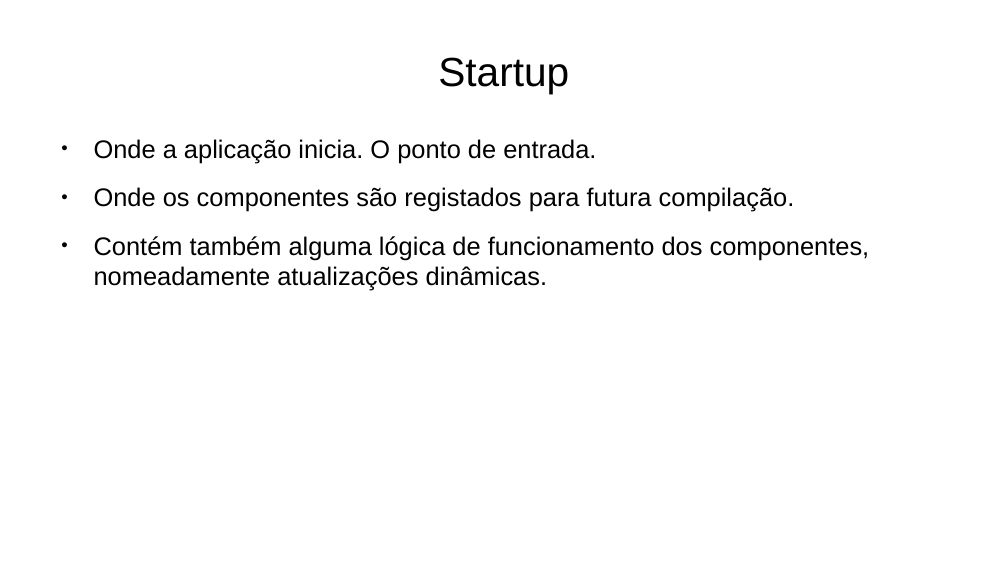
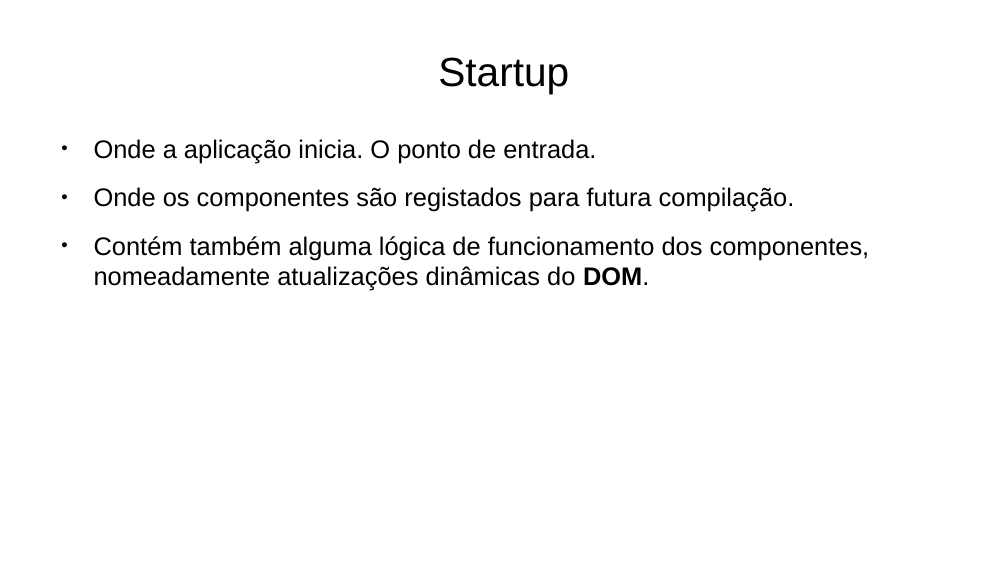
Before and after one commit to joao-neves95/js.web.components, a slide deck: slide 5 of ____docs/js.web.components_presentation_pt.odp. Drawn at 1008x567 pixels with LibreOffice and Linux fonts; fonts in the diff are those of the drawing. Boxes give left, top, right and bottom in pixels: in the first picture for what was removed or moved away, otherwise in the second. Text is boxed around its words. In the diff, an @@ line names an element or a change of style, - is before the commit and + after.

```diff
--- a/____docs/js.web.components_presentation_pt.odp
+++ b/____docs/js.web.components_presentation_pt.odp
@@ text at (94, 236, 870, 291): text changed @@
-● Contém também alguma lógica de funcionamento dos componentes, nomeadamente atualizações dinâmicas.
+● Contém também alguma lógica de funcionamento dos componentes, nomeadamente atualizações dinâmicas do DOM.
```
Also in this commit, not shown: 5 other slides changed, 1 other file.
